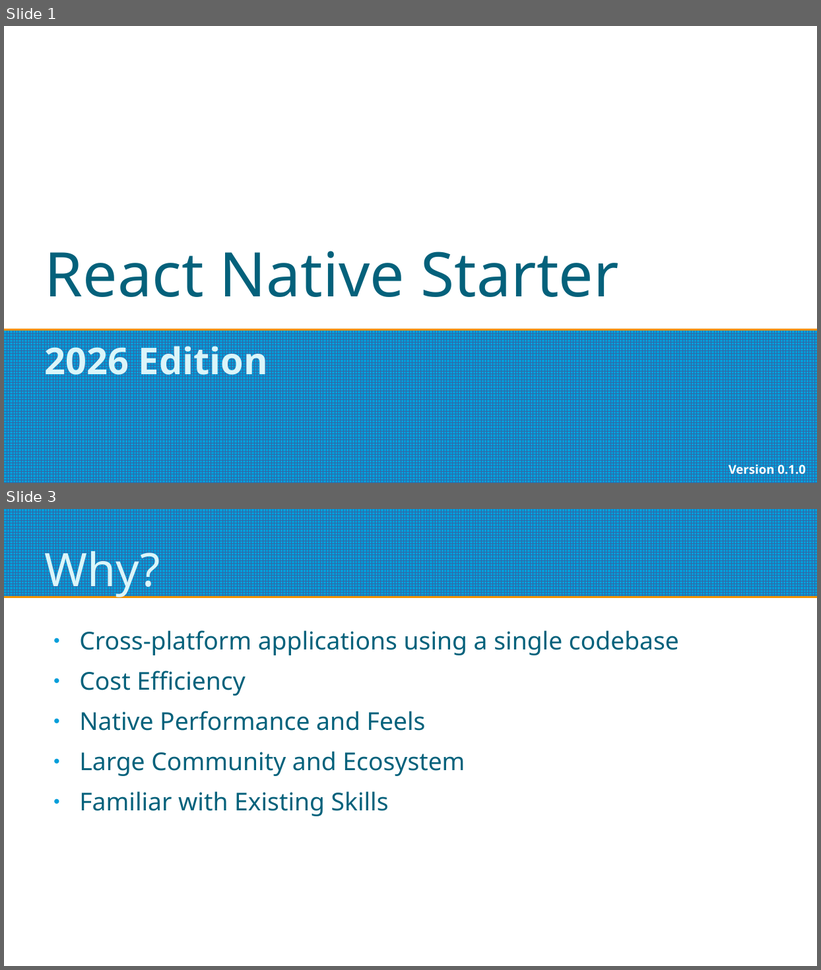
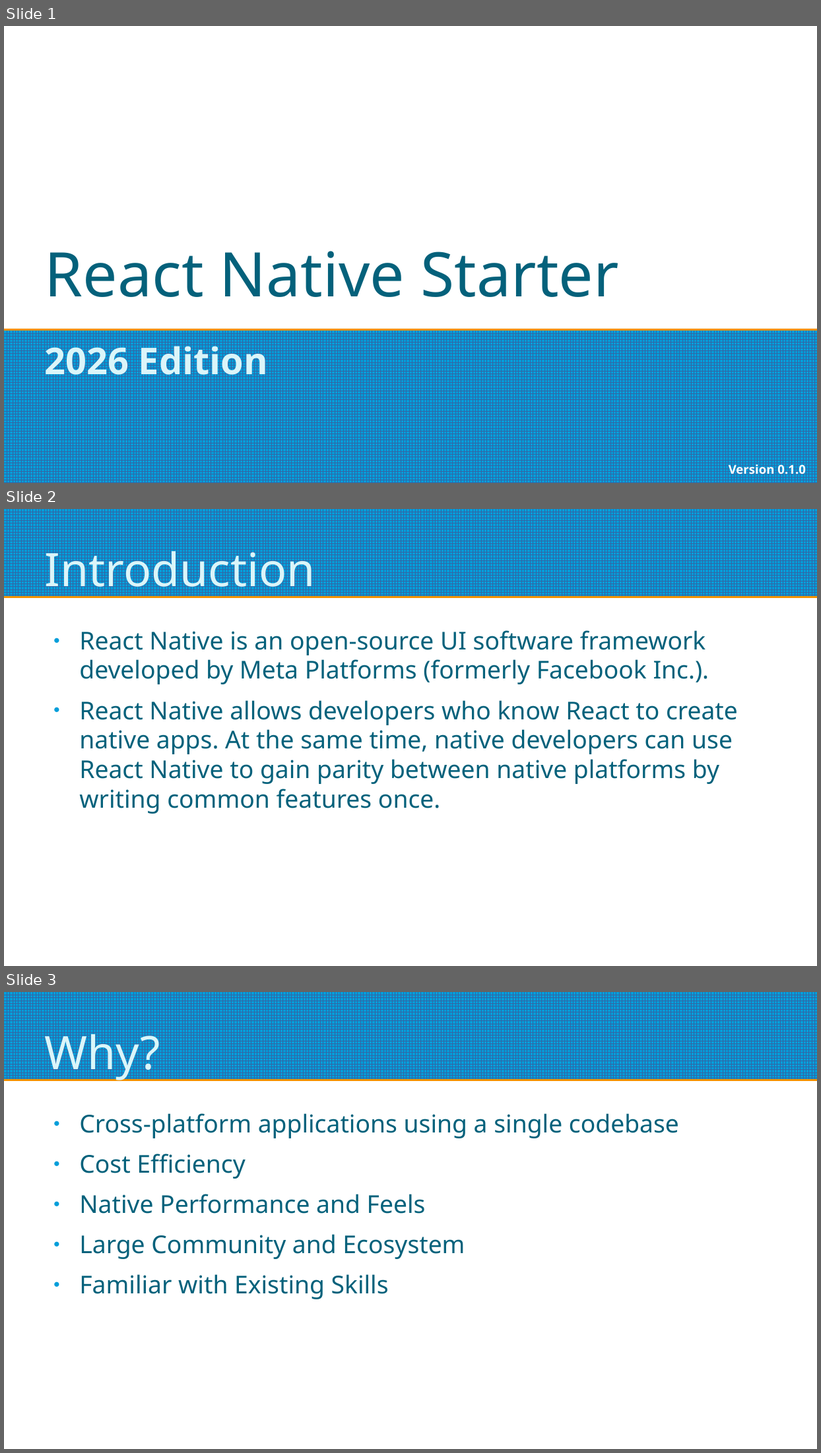
Before and after one commit to refsigregory/react-native-starter-lesson, a slide deck: docs/React Native Starter.odp. Shown one above the other, each under a label of ours: slides 1 and 3 before the commit, slides 1, 2 and 3 after it; the slides between them are not shown. The pictures are 821x970 and 821x1453 pixels, drawn with LibreOffice and Linux fonts; fonts in the diff are those of the drawing. Boxes give left, top, right and bottom in pixels: in the first picture for what was removed or moved away, otherwise in the second. Text is boxed around its words. In the diff, an @@ line names an element or a change of style, - is before the commit and + after.

```diff
--- a/docs/React Native Starter.odp
+++ b/docs/React Native Starter.odp
@@ slide 2 added at (4,509,817,966), background #FFFFFF; not listed: 1 template element that a slide beside it also shows @@
@@ title added at (45,543,316,598), 45 pt, text #DBF5F9 @@
+Introduction
@@ text added at (79,630,738,814), 24 pt, text #04617B @@
+● React Native is an open-source UI software framework developed by Meta Platforms (formerly Facebook Inc.).
+● React Native allows developers who know React to create native apps. At the same time, native developers can use React Native to gain parity between native platforms by writing common features once.
```
Also in this commit, not shown: 9 slides changed, 5 other slides added, 5 slides removed.
